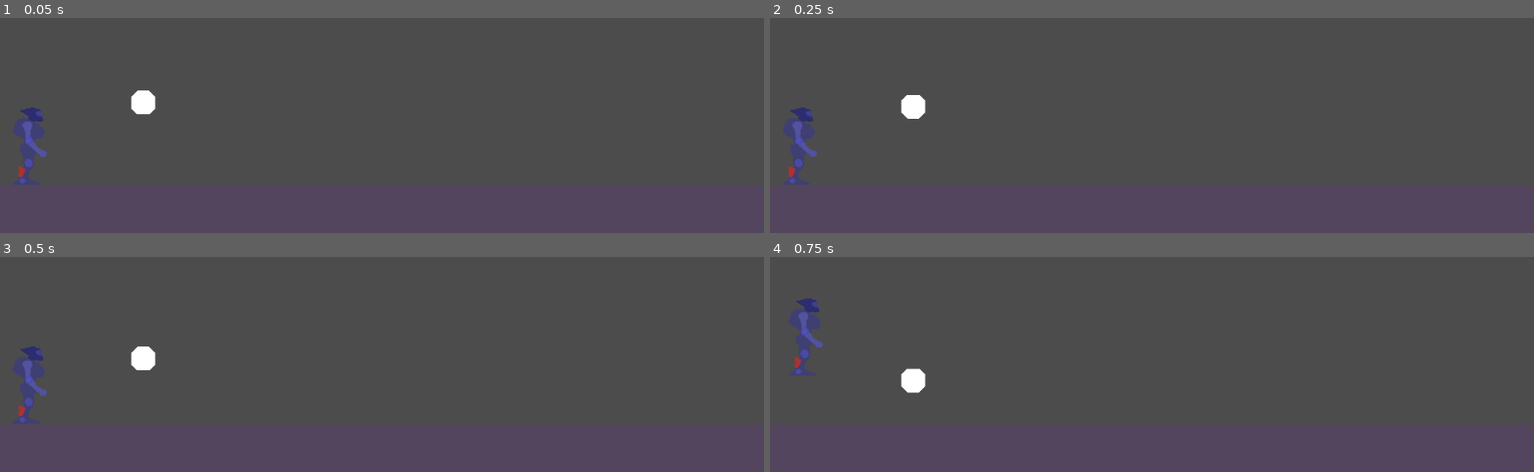
Above: before the commit, frames 1-4 (two rows, left to right).
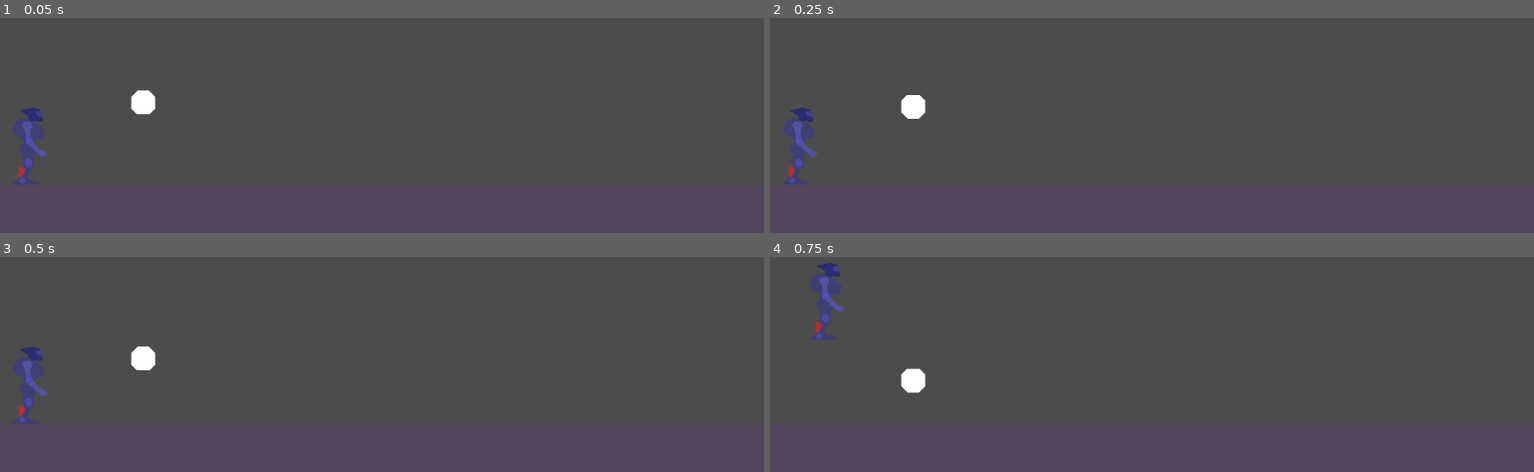
Above: after the commit, the same moments.

Repository: gioele-santi/MechGameJam
Game: Godot game, scene res://Level.tscn
Two runs of this game, one before a commit and one after it. Both use one fixed random seed, a clock stepped at 60 frames per second and the inputs below. The project has no main scene, so this scene is started directly.
Inputs:
- Up to frame 1 (0.05 s): no input
- Up to frame 2 (0.25 s): no input
- Up to frame 3 (0.5 s): no input
- Up to frame 4 (0.75 s): hold D (move_right) from 0.53 s (still down); hold Space (jump) from 0.53 s (still down)

Frames 1-3 are identical in both runs. In frame 4, 1.6% of the frame differs, in the area x 2-10%, y 2-56%.

Commit message:
Implemented again base control
Prepared stateful object to support animations and actions, maybe I will need more states

Diff:
--- a/Mech.gd
+++ b/Mech.gd
@@ -1,15 +1,14 @@
 extends KinematicBody2D
 class_name Mech
 
-enum {IDLE, SLIDE, RUN, JUMP, HURT, DEAD, CROUCH}
+enum {IDLE, SLIDE, RUN, JUMP, FALL, HURT, DEAD, CROUCH}
 var state = IDLE setget set_state
 
-export var speed = 7.0
-export var max_speed = 300.0
-export var ground_drag = 3.0
-export var gravity = 100.0
-
-export var jump_speed = 5000.0
+export (float, 0, 1.0) var friction = 0.02
+export (float, 0, 1.0) var acceleration = 0.04
+export (int) var speed = 800
+export (int) var jump_speed = -1000
+export (int) var gravity = 4000
 
 var velocity = Vector2.ZERO
 
@@ -18,44 +17,43 @@
 func _ready() -> void:
 	pass # Replace with function body.
 
-func _physics_process(delta: float) -> void:
-	#print(velocity.y)
-	velocity.y = gravity # change if adding a climb action
-	var direction := get_input_direction()
-	match state:
-		SLIDE:
-			velocity.x -= ground_drag * sign(velocity.x)
-			if abs(velocity.x) <= 0:
-				self.state = IDLE
-				velocity.x = 0
-		RUN:
-			$Sprite.flip_h = direction.x < 0
-			velocity += direction * speed
-			velocity.x = clamp(velocity.x,-max_speed, max_speed)
-			#generate dust particles when running
-		JUMP:
-			if is_on_floor():
-				velocity.y = -jump_speed
+func _physics_process(delta):
 
-	#add inertia to slow down when no input
-	move_and_slide(velocity, Vector2.UP)
+	if Input.is_action_just_pressed("jump"):
+		if is_on_floor():
+			velocity.y = jump_speed
+			self.state = JUMP
+
+	# apply gravity
+	velocity.y += gravity * delta
+	if velocity.y > 0:
+		self.state = FALL
+
+	var dir = get_input_direction()
+
+	if state != JUMP or state != FALL:
+		if dir != 0:
+			velocity.x = lerp(velocity.x, dir * speed, acceleration)
+			self.state = SLIDE if velocity.x > 0.1 else IDLE
+		else:
+			velocity.x = lerp(velocity.x, 0, friction)
+			self.state = RUN
+
+	velocity = move_and_slide(velocity, Vector2.UP)
 
 
 
 
-func get_input_direction() -> Vector2:
-	var direction = Vector2(Input.get_action_strength("move_right") - Input.get_action_strength("move_left"), 0)
+func get_input_direction() -> int:
+	var dir := 0
+	if Input.is_action_pressed("move_right"):
+		dir += 1
+		$Sprite.flip_h = false
+	if Input.is_action_pressed("move_left"):
+		dir -= 1
+		$Sprite.flip_h = true
+	return dir
 
-	if direction.length() <= 0:
-		self.state = SLIDE
-	else:
-		self.state = RUN
-
-	if Input.is_action_pressed("jump") and is_on_floor():
-		self.state = JUMP
-		print(velocity.y)
-
-	return direction
 
 func set_state(new_value) -> void:
 	if new_value == state:
Not shown: 2 places in Level.tscn that only renumber resources
